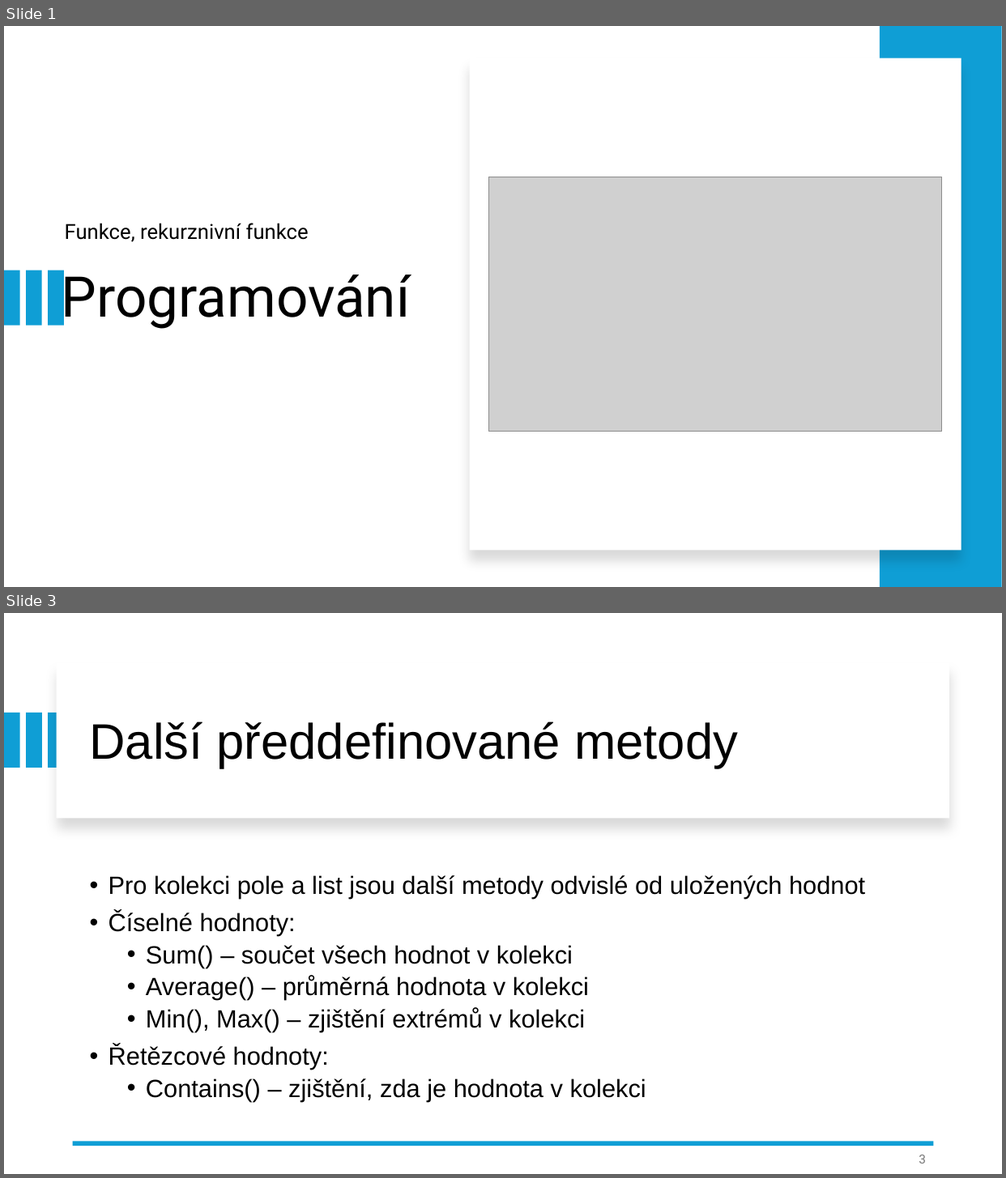
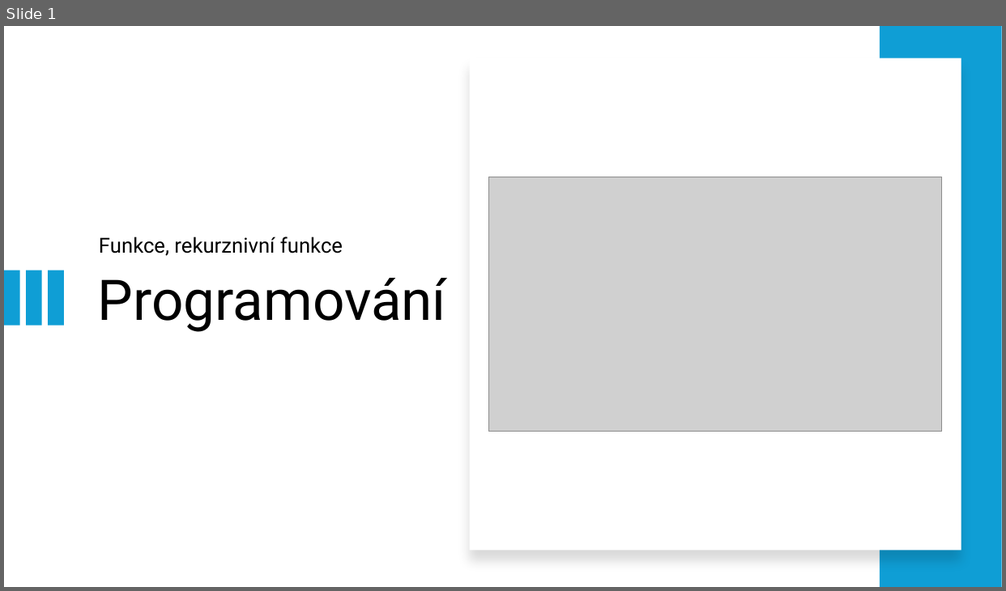
Before and after one commit to dawissl/hradebni, a slide deck: Prezentace/1. ročník/PGM_09_funkce_rekurzivni_funkce.pptx. Shown one above the other, each under a label of ours: slides 1 and 3 before the commit, slide 1 after it; the slides between them are not shown. The pictures are 1006x1178 and 1006x591 pixels, drawn with LibreOffice and Linux fonts; fonts in the diff are those of the drawing; grey boxes stand for pictures. Boxes give left, top, right and bottom in pixels: in the first picture for what was removed or moved away, otherwise in the second. Text is boxed around its words. In the diff, an @@ line names an element or a change of style, - is before the commit and + after.

```diff
--- a/Prezentace/1. ročník/PGM_09_funkce_rekurzivni_funkce.pptx
+++ b/Prezentace/1. ročník/PGM_09_funkce_rekurzivni_funkce.pptx
@@ slide 3 removed at [4, 613, 1002, 1174], background #FFFFFF @@
@@ rectangle removed at [57, 663, 949, 818] @@
@@ rectangle removed at [4, 713, 19, 768] @@
@@ rectangle removed at [26, 713, 41, 768] @@
@@ rectangle removed at [49, 713, 64, 768] @@
@@ title removed at [89, 722, 738, 769] @@
-Další předdefinované metody
@@ text removed at [108, 875, 865, 1101] @@
-• Pro kolekci pole a list jsou další metody odvislé od uložených hodnot
-• Číselné hodnoty:
-  • Sum() – součet všech hodnot v kolekci
-  • Average() – průměrná hodnota v kolekci
-  • Min(), Max() – zjištění extrémů v kolekci
-• Řetězcové hodnoty:
-  • Contains() – zjištění, zda je hodnota v kolekci
@@ line removed from (934, 1144) to (73, 1144) @@
@@ page number removed at [918, 1155, 926, 1164] @@
-3
@@ slide 1 changed as well @@
@@ subtitle "Funkce, rekurznivní funkce": place and size @@
-subtitle "Funkce, rekurznivní funkce" at [65, 223, 309, 242]
+subtitle "Funkce, rekurznivní funkce" at [99, 237, 343, 256]
@@ title "Programování" rewrapped from [62, 270, 410, 329] to [98, 278, 446, 332] @@
```
Also in this commit, not shown: 7 slides added, 1 other slide removed, 3 other files.
